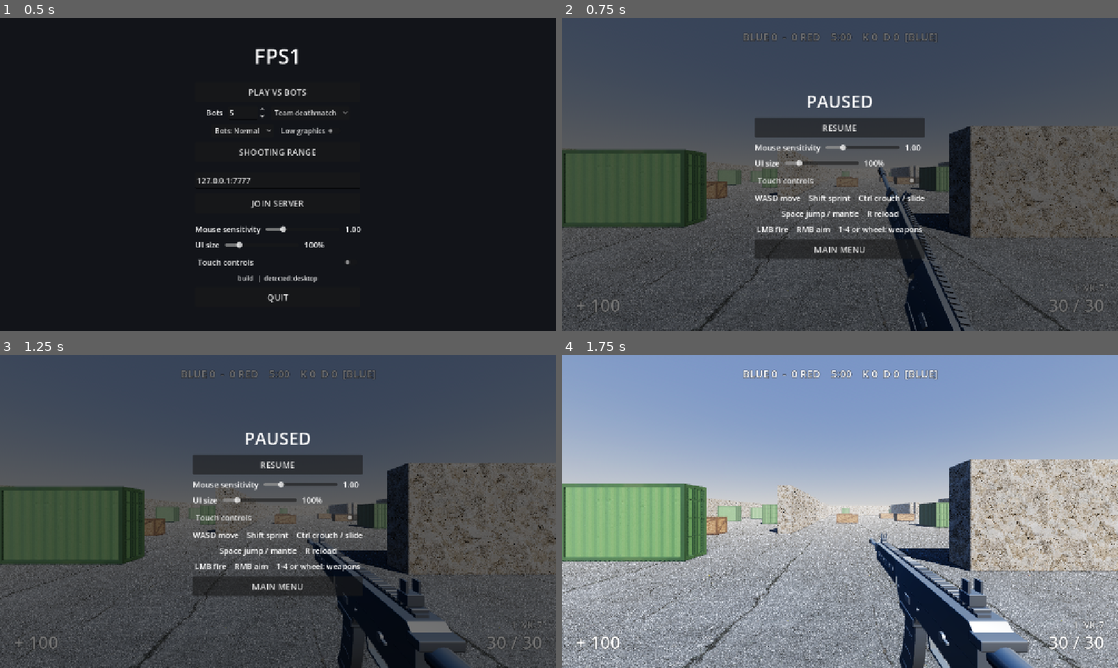
Above: before the commit, frames 1-4 (two rows, left to right).
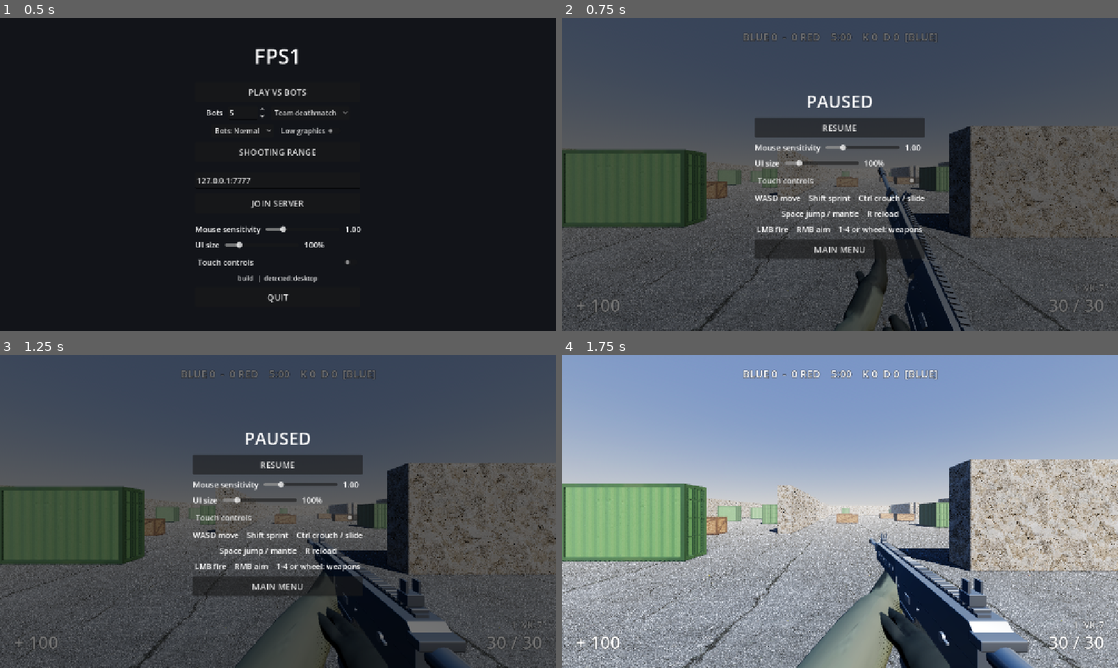
Above: after the commit, the same moments.

Repository: kosj/fps1
Game: Godot game, scene res://game/main.tscn
The game is run twice, just before and just after one commit, with the same random seed, the same clock (stepped at 60 frames per second) and the same inputs.
Inputs:
- Up to frame 1 (0.5 s): no input
- Up to frame 2 (0.75 s): click "PLAY VS BOTS" at 0.5 s
- Up to frame 3 (1.25 s): no input
- Up to frame 4 (1.75 s): click "RESUME" at 1.25 s

Frame 1 is identical in both runs. In frame 2, 0.8% of the frame differs, in the area x 48-63%, y 72-100%; in frame 3, 1.1%; in frame 4, 2.8%, in the area x 42-70%, y 68-100%.

Commit message:
First-person arms cut from the Varco soldier, placed per weapon grip and support points
Co-Authored-By: Claude Fable 5.2 <noreply@anthropic.com>
Claude-Session: https://claude.ai/code/session_01AU5XTYvP8kqhP5guiFZ1PH

Diff:
--- a/game/weapons/data/shotgun_m90.tres
+++ b/game/weapons/data/shotgun_m90.tres
@@ -8,6 +8,7 @@
 script = ExtResource("1_data")
 model = ExtResource("2_model")
 shot_sound = ExtResource("3_shot")
+support_point = Vector3(0, -0.065, -0.36)
 sight_height = 0.056
 aim_distance = 0.13
 hide_when_aimed = false
--- a/game/weapons/data/smg_kestrel.tres
+++ b/game/weapons/data/smg_kestrel.tres
@@ -8,6 +8,7 @@
 script = ExtResource("1_data")
 model = ExtResource("2_model")
 shot_sound = ExtResource("3_shot")
+support_point = Vector3(0, -0.06, -0.22)
 sight_height = 0.08
 hide_when_aimed = false
 display_name = "Kestrel-9"
--- a/game/weapons/data/sniper_lr12.tres
+++ b/game/weapons/data/sniper_lr12.tres
@@ -8,6 +8,7 @@
 script = ExtResource("1_data")
 model = ExtResource("2_model")
 shot_sound = ExtResource("3_shot")
+support_point = Vector3(0, -0.085, -0.3)
 sight_height = 0.075
 hide_when_aimed = true
 display_name = "LR-12"
--- a/game/weapons/view_model.gd
+++ b/game/weapons/view_model.gd
@@ -13,6 +13,14 @@
 const FLASH_TIME := 0.045
 const MAG_DROP := Vector3(0.0, -0.22, 0.03)
 const ACTION_TRAVEL := 0.035
+const ARMS := preload("res://game/weapons/models/arms.glb")
+## 팔꿈치 위치(총 원점 기준). 손목에서 이쪽으로 팔이 뻗는다.
+const ELBOW_RIGHT := Vector3(0.14, -0.3, 0.5)
+const ELBOW_LEFT := Vector3(-0.3, -0.15, 0.2)
+## 손목 축을 기준으로 손을 돌리는 각도(도). 오른손은 손잡이를 쥐게 세우고, 왼손은 손바닥이 위로.
+const ARM_TINT := Color(0.5, 0.52, 0.44)
+const ROLL_RIGHT := -80.0
+const ROLL_LEFT := 165.0
 
 var aim_blend := 0.0
 var sprint_target := 0.0
@@ -30,6 +38,9 @@
 var _muzzle_mesh: MeshInstance3D
 var _model: Node3D
 var _placeholder: Node3D
+var _arm_right: Node3D
+var _arm_left: Node3D
+var _left_rest_y := 0.0
 var _mag: Node3D
 var _action: Node3D
 var _mag_rest := Vector3.ZERO
@@ -69,6 +80,7 @@
 	if _muzzle_mesh != null:
 		_muzzle_mesh.position = muzzle_at
 		_muzzle_light.position = muzzle_at
+	_place_arms(data.get("grip_point"), data.get("support_point"))
 	_ads_position = Vector3(0.0, -float(data.get("sight_height")), -float(data.get("aim_distance")))
 	_hide_when_aimed = bool(data.get("hide_when_aimed"))
 
@@ -122,8 +134,14 @@
 		_mag.position = _mag_rest + MAG_DROP * reload_curve
 	if _action != null:
 		_action.position = _action_rest + Vector3(0.0, 0.0, ACTION_TRAVEL * _action_kick)
+	var shown := not (_hide_when_aimed and aim_blend > 0.85)
 	if _model != null:
-		_model.visible = not (_hide_when_aimed and aim_blend > 0.85)
+		_model.visible = shown
+	if _arm_right != null:
+		_arm_right.visible = shown
+		# 왼손은 재장전 때 탄창을 따라 내려갔다 올라온다.
+		_arm_left.visible = shown
+		_arm_left.position.y = _left_rest_y + MAG_DROP.y * 0.8 * reload_curve
 
 	_flash_left = maxf(_flash_left - delta, 0.0)
 	var flashing := _flash_left > 0.0
@@ -149,6 +167,35 @@
 	_add_part(Vector3(0.0, -0.01, 0.22), Vector3(0.05, 0.1, 0.26), polymer, _placeholder)
 	_add_part(Vector3(0.0, 0.06, 0.04), Vector3(0.012, 0.03, 0.012), metal, _placeholder)
 	_add_part(Vector3(0.0, 0.06, -0.38), Vector3(0.008, 0.03, 0.008), metal, _placeholder)
+
+
+func _place_arms(grip: Vector3, support: Vector3) -> void:
+	if _arm_right == null:
+		var arms := ARMS.instantiate() as Node3D
+		add_child(arms)
+		_arm_right = arms.find_child("arm_r", true, false) as Node3D
+		_arm_left = arms.find_child("arm_l", true, false) as Node3D
+		for found in arms.find_children("*", "MeshInstance3D", true, false):
+			var mesh := found as MeshInstance3D
+			mesh.cast_shadow = GeometryInstance3D.SHADOW_CASTING_SETTING_OFF
+			# 밝은 회색 군복 텍스처를 어두운 국방색으로 눌러 총과 어울리게 한다.
+			var material := mesh.mesh.surface_get_material(0).duplicate() as StandardMaterial3D
+			material.albedo_color = ARM_TINT
+			mesh.set_surface_override_material(0, material)
+	_aim_arm(_arm_right, ELBOW_RIGHT, grip, ROLL_RIGHT)
+	_aim_arm(_arm_left, ELBOW_LEFT, support, ROLL_LEFT)
+	_left_rest_y = _arm_left.position.y if _arm_left != null else 0.0
+
+
+## 팔 모델(원점이 손목, -Z가 손끝 방향)을 팔꿈치에서 손 위치로 뻗게 놓는다.
+func _aim_arm(arm: Node3D, elbow: Vector3, hand: Vector3, roll_deg: float) -> void:
+	if arm == null:
+		return
+	var forward := (hand - elbow).normalized()
+	var side := forward.cross(Vector3.UP).normalized()
+	var up := side.cross(forward)
+	var basis := Basis(side, up, -forward).rotated(forward, deg_to_rad(roll_deg))
+	arm.transform = Transform3D(basis, hand)
 
 
 func _build_muzzle_flash() -> void:
--- a/game/weapons/weapon_data.gd
+++ b/game/weapons/weapon_data.gd
@@ -20,6 +20,9 @@
 @export var sight_height := 0.085
 ## 정조준할 때 눈에서 총 원점까지의 거리(m). 개머리판이 긴 총은 줄여서 눈을 뒤쪽에 둔다.
 @export var aim_distance := 0.2
+## 1인칭 손 위치(총 원점 기준, m). 오른손은 손잡이, 왼손은 총열 덮개 아래를 받친다.
+@export var grip_point := Vector3(0.0, -0.1, 0.07)
+@export var support_point := Vector3(0.0, -0.07, -0.28)
 ## 조준경이 화면을 가리는 총은 정조준 중에 모델을 숨긴다.
 @export var hide_when_aimed := false
 
Binary file added: game/weapons/models/arms.glb
Not shown, added: game/weapons/models/arms.glb.import
Binary file added: game/weapons/models/arms_Image_0.jpg
Not shown, added: game/weapons/models/arms_Image_0.jpg.import
Binary file added: game/weapons/models/arms_Image_1.jpg
Not shown, added: game/weapons/models/arms_Image_1.jpg.import
